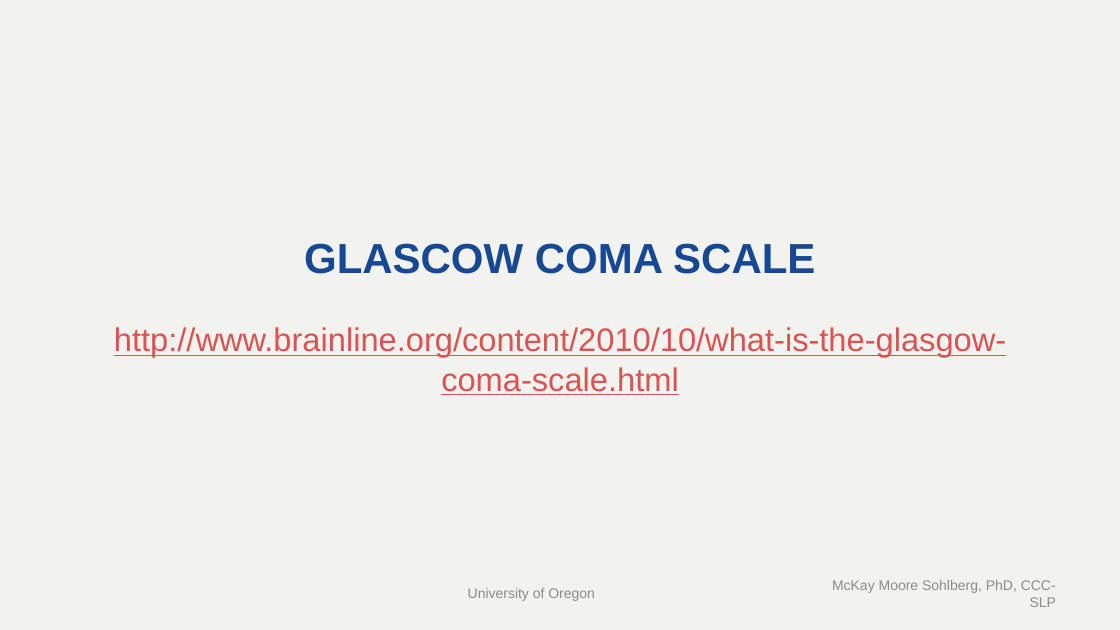
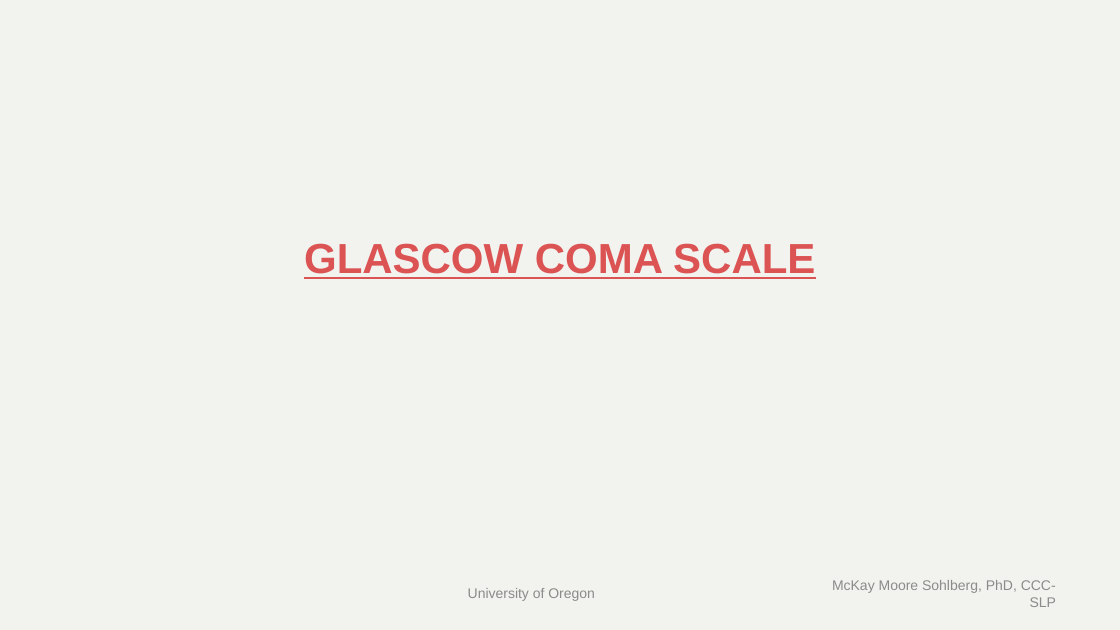
Before and after one commit to Jim-Wright90/cds_663_winter_2021, a slide deck: slide 15 of slides/Week2__21_Assessment_Fundamentals.pptx (slide 17 before the commit). Drawn at 1120x630 pixels with LibreOffice and Linux fonts; fonts in the diff are those of the drawing. Boxes give left, top, right and bottom in pixels: in the first picture for what was removed or moved away, otherwise in the second. Text is boxed around its words. In the diff, an @@ line names an element or a change of style, - is before the commit and + after.

```diff
--- a/slides/Week2__21_Assessment_Fundamentals.pptx
+++ b/slides/Week2__21_Assessment_Fundamentals.pptx
@@ title "GLASCOW COMA SCALE" at [304,243,815,279]: text colour #174893 to #DB5353, underline on @@
@@ subtitle removed at [114,327,1006,395] @@
-http://www.brainline.org/content/2010/10/what-is-the-glasgow-coma-scale.html
```
Also in this commit, not shown: 5 other slides changed, 2 slides removed, 1 other file.
